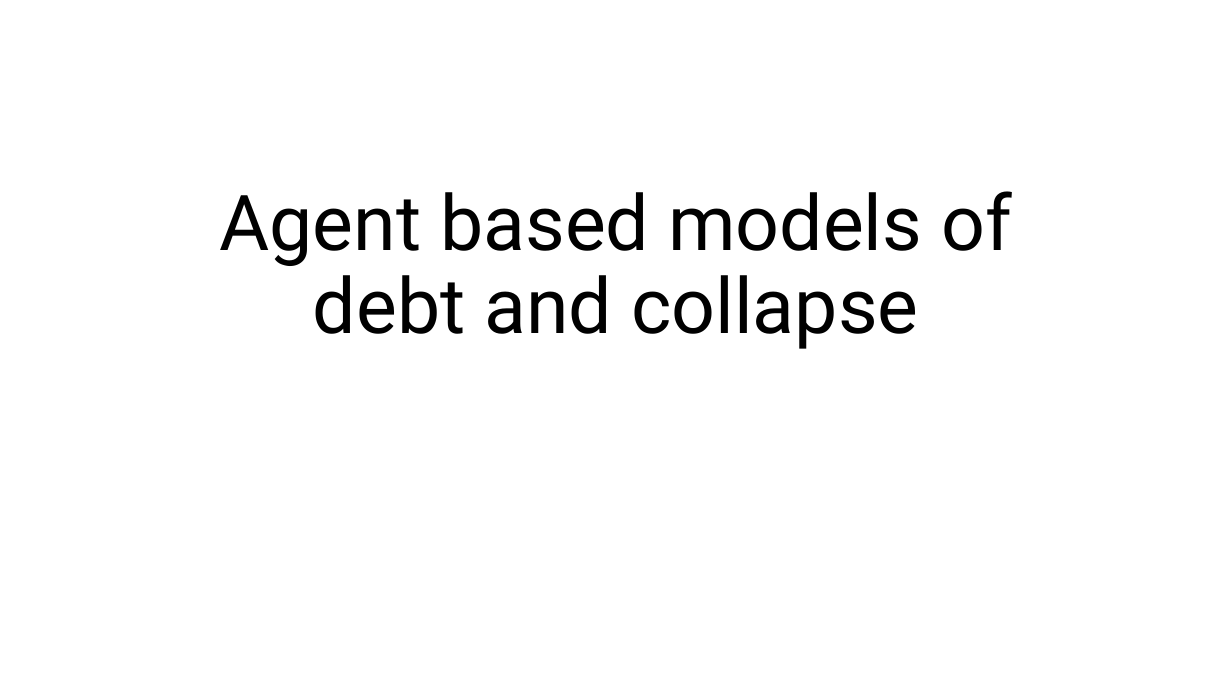
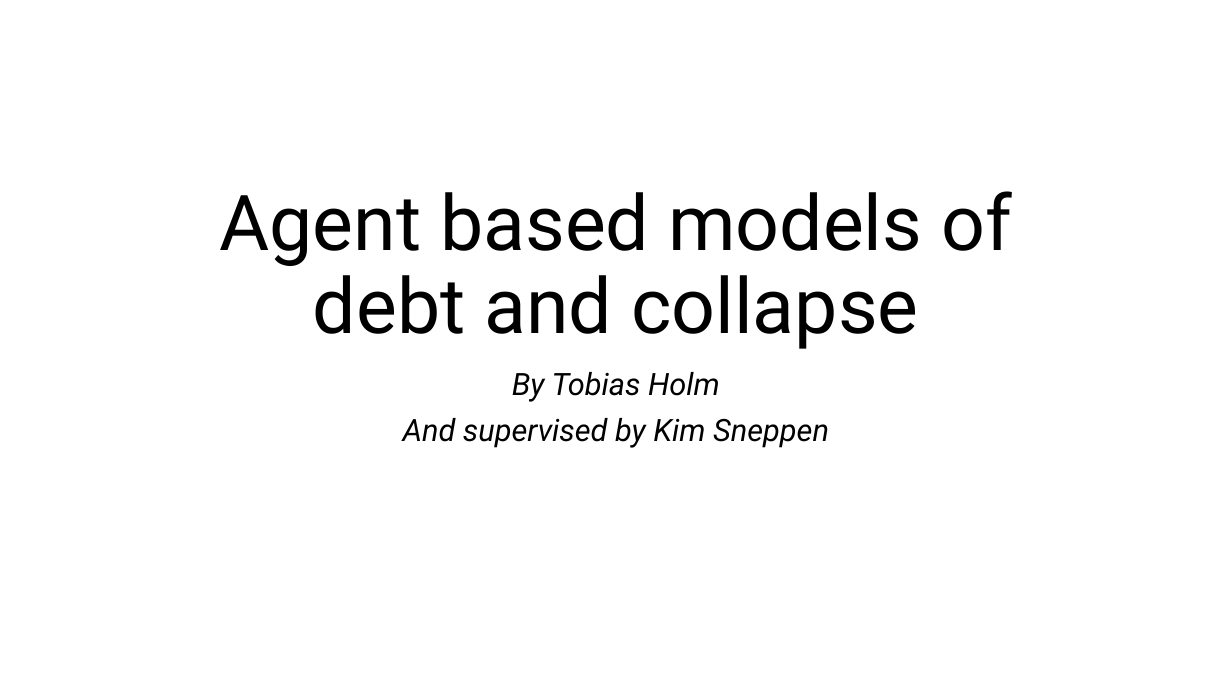
Before and after one commit to 2BeAsh/masters_project, a slide deck: slide 1 of Agent based models of debt and collapse.pptx. Drawn at 1232x693 pixels with LibreOffice and Linux fonts; fonts in the diff are those of the drawing. Boxes give left, top, right and bottom in pixels: in the first picture for what was removed or moved away, otherwise in the second. Text is boxed around its words. In the diff, an @@ line names an element or a change of style, - is before the commit and + after.

```diff
--- a/Agent based models of debt and collapse.pptx
+++ b/Agent based models of debt and collapse.pptx
@@ subtitle added at (x1=403, y1=372, x2=829, y2=448), 24 pt, text #000000, italic @@
+By Tobias Holm
+And supervised by Kim Sneppen
```
Also in this commit, not shown: 3 other slides changed, 7 slides added, 4 slides removed.
